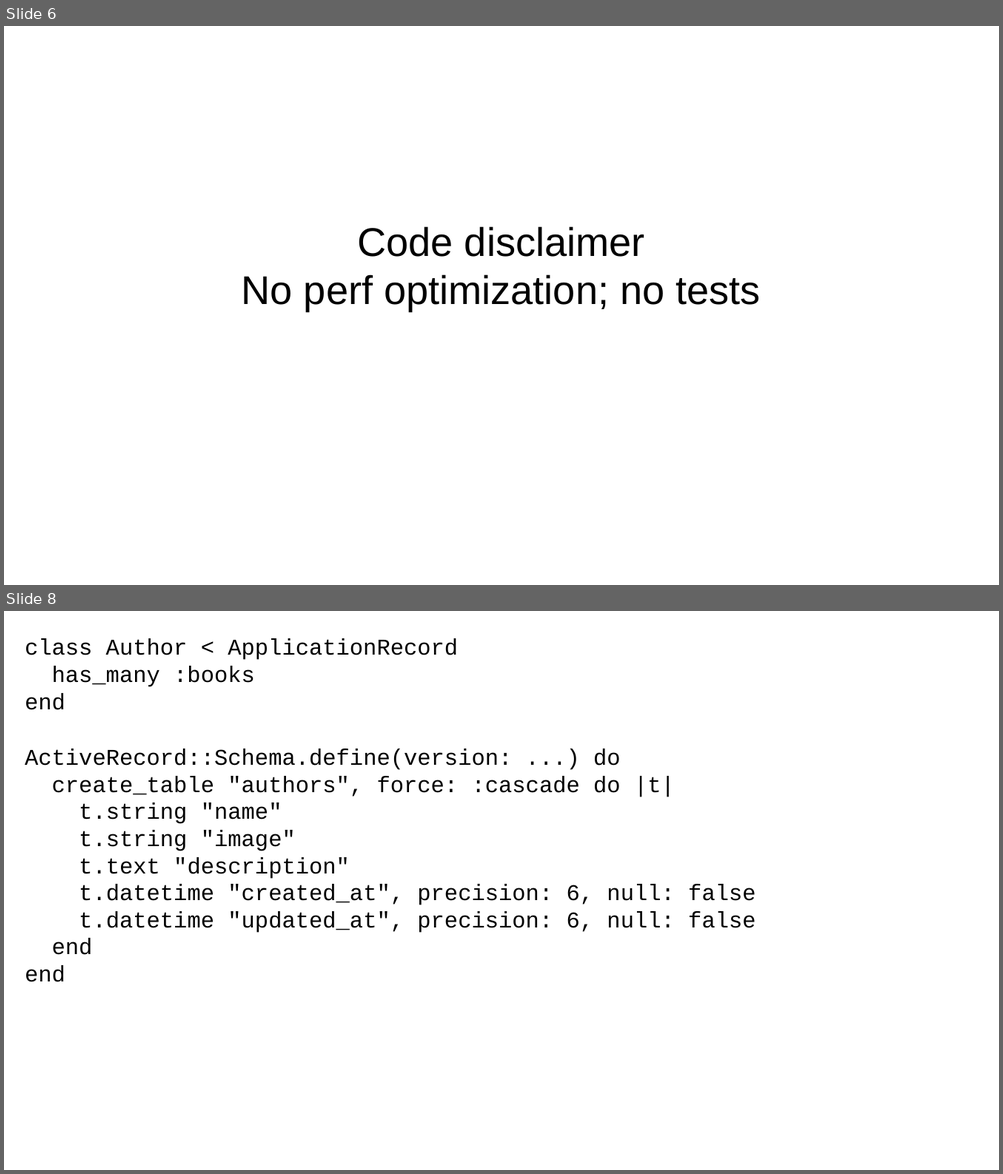
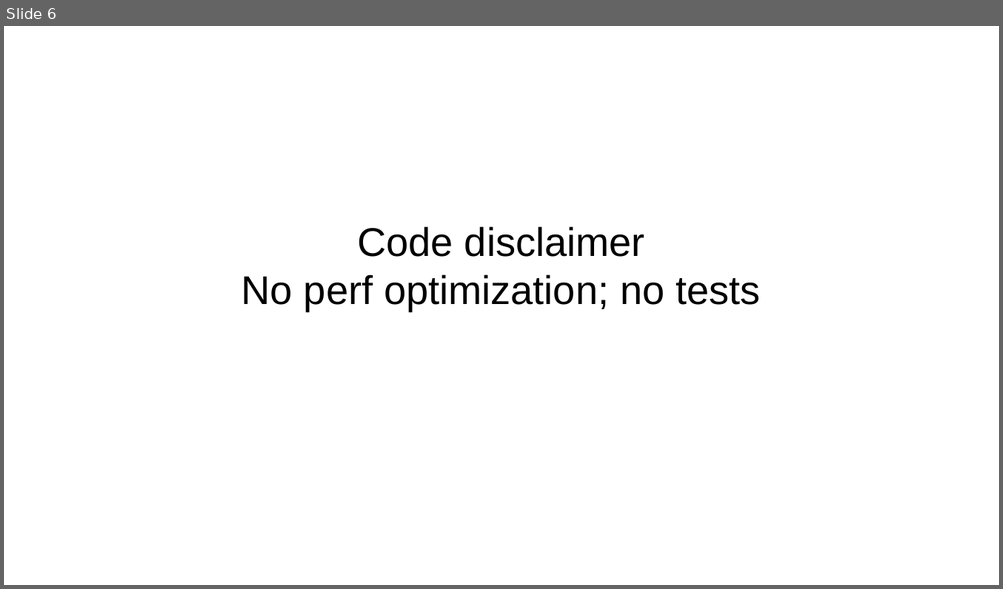
Before and after one commit to chriscressman/architecting-a-search-feature, a slide deck: presentation.odp. Shown one above the other, each under a label of ours: slides 6 and 8 before the commit, slide 6 after it; the slides between them are not shown. The pictures are 1003x1174 and 1003x589 pixels, drawn with LibreOffice and Linux fonts; fonts in the diff are those of the drawing. Boxes give left, top, right and bottom in pixels: in the first picture for what was removed or moved away, otherwise in the second. Text is boxed around its words. In the diff, an @@ line names an element or a change of style, - is before the commit and + after.

```diff
--- a/presentation.odp
+++ b/presentation.odp
@@ slide 8 removed at (x1=4, y1=611, x2=999, y2=1170), background #FFFFFF @@
@@ text removed at (x1=25, y1=639, x2=458, y2=710) @@
-class Author < ApplicationRecord
-has_many :books
-end
@@ text removed at (x1=25, y1=749, x2=755, y2=982) @@
-ActiveRecord::Schema.define(version: ...) do
-create_table "authors", force: :cascade do |t|
-t.string "name"
-t.string "image"
-t.text "description"
-t.datetime "created_at", precision: 6, null: false
-t.datetime "updated_at", precision: 6, null: false
-end
-end
```
Also in this commit, not shown: 2 slides added, 2 other slides removed.
